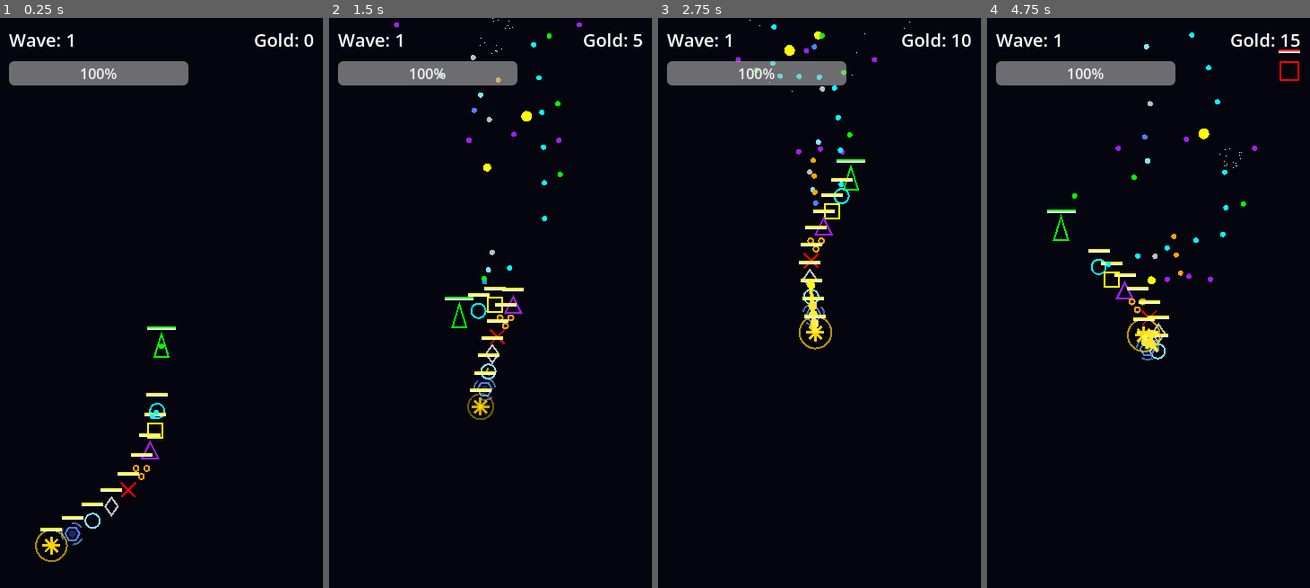
Above: before the commit, frames 1-4 (left to right).
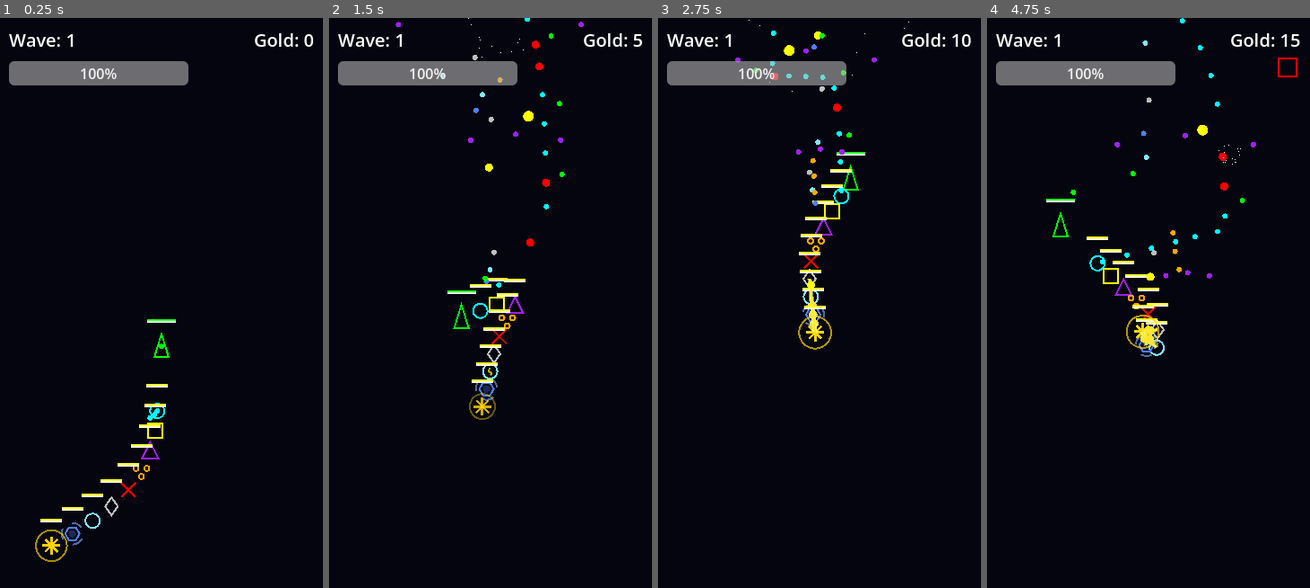
Above: after the commit, the same moments.

Repository: PPG11/NeonFormation
Game: Godot game, scene res://scenes/Main.tscn
Two runs of this game, one before a commit and one after it. Both use one fixed random seed, a clock stepped at 60 frames per second and the inputs below.
Inputs (mouse positions are in pixels of both pictures, inside the frame that each line leads up to):
- Up to frame 1 (0.25 s): no input
- Up to frame 2 (1.5 s): move the mouse to (561, 274) at 0.52 s; move the mouse to (425, 337) at 1.27 s
- Up to frame 3 (2.75 s): move the mouse to (851, 177) at 2.02 s
- Up to frame 4 (4.75 s): move the mouse to (1132, 422) at 2.77 s; move the mouse to (1245, 394) at 3.52 s; move the mouse to (1051, 217) at 4.27 s

The runs differ from the first frame. In frame 1, 0.9% of the frame differs, in the area x 12-55%, y 52-91%; in frame 2, 1.9%; in frame 3, 1.2%; in frame 4, 2.3%, in the area x 18-97%, y 0-61%.

Commit message:
Implement major Alpha Version upgrades including balance, economy, merge mechanics, and boss battle.
Co-authored-by: PPG11 <38418801+PPG11@users.noreply.github.com>

Diff:
--- a/scripts/GameBalance.gd
+++ b/scripts/GameBalance.gd
@@ -9,8 +9,8 @@
 # ==================== Snake Body ====================
 @export_group("SnakeBody")
 @export var unit_price: int = 100
-@export var striker_damage: int = 8
-@export var striker_interval: float = 0.1
+@export var striker_damage: int = 10
+@export var striker_interval: float = 0.08
 @export var heavy_damage: int = 25
 @export var heavy_interval: float = 1.0
 @export var heavy_scale: float = 2.0
@@ -75,7 +75,7 @@
 @export_group("Enemy")
 @export var enemy_base_hp: int = 60
 @export var enemy_hp_per_wave: int = 15
-@export var enemy_hp_exponent: float = 1.15
+@export var enemy_hp_exponent: float = 1.25
 @export var enemy_base_speed: float = 100.0
 @export var enemy_speed_per_wave: float = 5.0
 @export var enemy_speed_exponent: float = 1.02
--- a/scripts/Main.gd
+++ b/scripts/Main.gd
@@ -79,7 +79,7 @@
     _update_hp_bar()
 
     if _boss_hp_bar.visible:
-        var bosses = get_tree().get_nodes_in_group("enemy")
+        var bosses = get_tree().get_nodes_in_group("boss")
         if bosses.size() > 0:
             var b = bosses[0]
             if "current_hp" in b:
@@ -163,8 +163,10 @@
     start_wave()
 
 func _on_item_purchased(unit_type: int, cost: int) -> void:
-    # 商店已经扣除了金币，这里只需要同步并添加单位
+    print("Purchased unit type: ", unit_type, " Cost: ", cost)
     gold -= cost
+    if gold < 0:
+        gold = 0
     _update_ui()
     if _player != null and _player.has_method("add_body"):
         _player.call("add_body", unit_type)
--- a/scripts/entities/Boss.gd
+++ b/scripts/entities/Boss.gd
@@ -32,6 +32,7 @@
     _base_modulate = modulate
     add_to_group("enemy")
     add_to_group("enemy_team")
+    add_to_group("boss")
     monitoring = true
 
     _state_timer = Timer.new()
@@ -44,7 +45,7 @@
     add_child(_shoot_timer)
     _shoot_timer.timeout.connect(_on_shoot_timer_timeout)
 
-    _setup_hp_bar()
+    # _setup_hp_bar() # Removed local HP bar
     _setup_particles()
     _change_state(State.ENTERING)
 
@@ -56,35 +57,6 @@
         shape.shape = rect
         shape.name = "CollisionShape2D"
         add_child(shape)
-
-func _setup_hp_bar() -> void:
-    _hp_bar = TextureProgressBar.new()
-
-    var tex_under = GradientTexture2D.new()
-    tex_under.width = 100
-    tex_under.height = 8
-    tex_under.fill_from = Vector2(0, 0)
-    tex_under.fill_to = Vector2(0, 1)
-    var grad_under = Gradient.new()
-    grad_under.add_point(0.0, Color(0.2, 0.2, 0.2))
-    tex_under.gradient = grad_under
-
-    var tex_prog = GradientTexture2D.new()
-    tex_prog.width = 100
-    tex_prog.height = 8
-    tex_prog.fill_from = Vector2(0, 0)
-    tex_prog.fill_to = Vector2(0, 1)
-    var grad_prog = Gradient.new()
-    grad_prog.add_point(0.0, Color.DARK_RED)
-    grad_prog.add_point(1.0, Color.RED)
-    tex_prog.gradient = grad_prog
-
-    _hp_bar.texture_under = tex_under
-    _hp_bar.texture_progress = tex_prog
-    _hp_bar.position = Vector2(-50, -60)
-    _hp_bar.max_value = max_hp
-    _hp_bar.value = current_hp
-    add_child(_hp_bar)
 
 func _setup_particles() -> void:
     # 光环粒子效果
@@ -372,8 +344,7 @@
 
 func take_damage(amount: int) -> void:
     current_hp -= amount
-    if _hp_bar:
-        _hp_bar.value = current_hp
+    # if _hp_bar: _hp_bar.value = current_hp # Removed
 
     modulate = Color.RED
     var tween := create_tween()
--- a/scripts/entities/Enemy.gd
+++ b/scripts/entities/Enemy.gd
@@ -74,6 +74,7 @@
     _hp_bar.position = Vector2(-12, -24)
     _hp_bar.max_value = max_hp
     _hp_bar.value = current_hp
+    _hp_bar.visible = false
     add_child(_hp_bar)
 
 func _process(delta: float) -> void:
@@ -137,6 +138,7 @@
     current_hp -= amount
     if _hp_bar:
         _hp_bar.value = current_hp
+        _hp_bar.visible = true
     modulate = Color.RED
     var tween := create_tween()
     tween.tween_property(self, "modulate", _base_modulate, 0.1)
--- a/scripts/entities/Player.gd
+++ b/scripts/entities/Player.gd
@@ -64,7 +64,7 @@
 
     _hp_bar.texture_under = tex_under
     _hp_bar.texture_progress = tex_prog
-    _hp_bar.position = Vector2(-16, -24)
+    _hp_bar.position = Vector2(-16, -32)
     add_child(_hp_bar)
     _update_floating_hp()
 
@@ -163,7 +163,7 @@
 func add_body(unit_type: int) -> void:
     _add_body_internal(unit_type, 1)
 
-func _add_body_internal(unit_type: int, level: int) -> void:
+func _add_body_internal(unit_type: int, level: int, insert_index: int = -1) -> void:
     var matching_indices = []
     for i in range(body_parts.size()):
         var part = body_parts[i]
@@ -173,6 +173,11 @@
                 break
 
     if matching_indices.size() == 2:
+        # Merge logic: Remove 2 existing + new one = 1 next level
+        var idx1 = matching_indices[0]
+        var idx2 = matching_indices[1]
+        var min_idx = min(idx1, idx2)
+
         matching_indices.sort()
         matching_indices.reverse()
         for idx in matching_indices:
@@ -181,7 +186,7 @@
             part.queue_free()
 
         _refresh_body_targets()
-        _add_body_internal(unit_type, level + 1)
+        _add_body_internal(unit_type, level + 1, min_idx)
         return
 
     if body_scene == null:
@@ -189,17 +194,33 @@
     var body := body_scene.instantiate() as Node2D
     if body == null:
         return
-    var target: Node2D = self if body_parts.is_empty() else body_parts.back()
+
     body.set("unit_type", unit_type)
     body.set("level", level)
-    body.set("target", target)
+
+    # Insert or append
+    if insert_index != -1 and insert_index <= body_parts.size():
+        body_parts.insert(insert_index, body)
+    else:
+        body_parts.append(body)
+
     get_tree().current_scene.add_child(body)
     body.tree_exited.connect(_on_body_exited.bind(body))
+
+    # Update targets for all bodies
+    _refresh_body_targets()
+
+    # Set initial position
+    var target = body.get("target")
     var offset := body.get("follow_offset") as Vector2
     if offset == null:
         offset = Vector2.ZERO
-    body.global_position = target.global_transform * offset
-    body_parts.append(body)
+
+    if is_instance_valid(target):
+        body.global_position = target.global_transform * offset
+    else:
+        body.global_position = global_position
+
     recalculate_synergies()
 
 func _on_body_exited(body: Node) -> void:
--- a/scripts/entities/SnakeBody.gd
+++ b/scripts/entities/SnakeBody.gd
@@ -131,7 +131,7 @@
 
     _hp_bar.texture_under = tex_under
     _hp_bar.texture_progress = tex_prog
-    _hp_bar.position = Vector2(-12, -20)
+    _hp_bar.position = Vector2(-12, -30)
     _hp_bar.max_value = max_hp
     _hp_bar.value = current_hp
     add_child(_hp_bar)
@@ -285,7 +285,15 @@
         return
     match unit_type:
         ClassType.STRIKER:
-            _spawn_bullet(Color.CYAN, balance.striker_damage, 1.0, 0.0)
+            var dmg = balance.striker_damage
+            var s = 1.0
+            var col = Color.CYAN
+            # Critical Hit Logic (20% chance)
+            if randf() < 0.2:
+                dmg *= 2
+                s = 1.5
+                col = Color.RED
+            _spawn_bullet(col, dmg, s, 0.0)
         ClassType.HEAVY:
             _spawn_bullet(Color.YELLOW, balance.heavy_damage, balance.heavy_scale, 0.0)
         ClassType.SPREAD:
--- a/scripts/ui/ShopUI.gd
+++ b/scripts/ui/ShopUI.gd
@@ -79,11 +79,13 @@
         return
     if _purchased[index]:
         return
-    if _current_gold < balance.unit_price:
+
+    var price = balance.unit_price
+
+    if _current_gold < price:
         return
 
     # 购买商品
-    var price = balance.unit_price
     _current_gold -= price
     _purchased[index] = true
 
